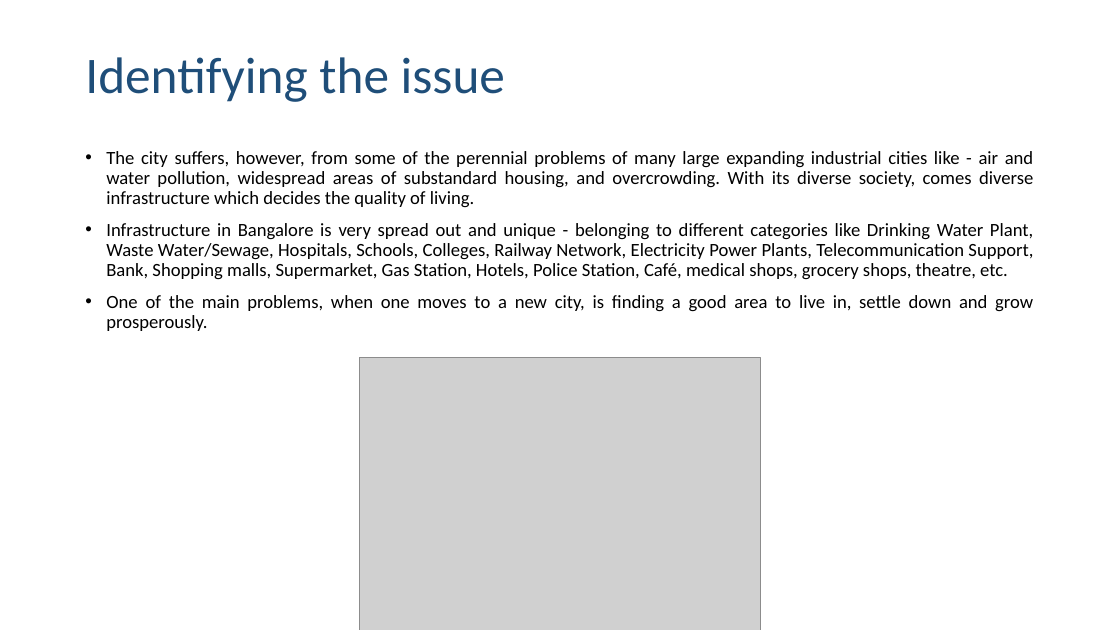
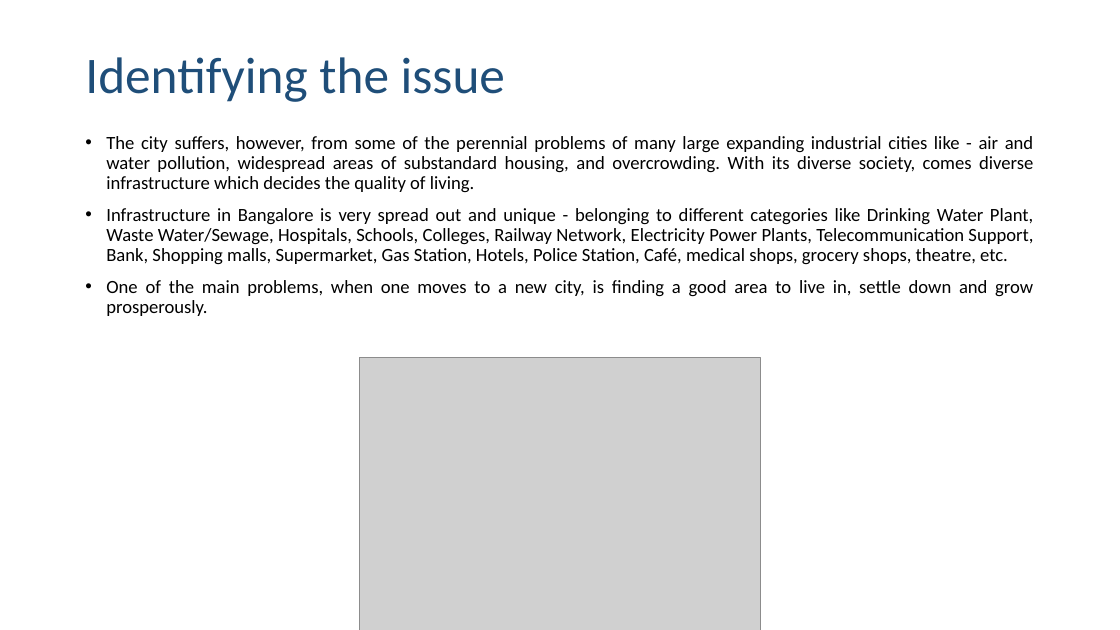
Before and after one commit to mehatabnabi/Coursera_Capstone, a slide deck: slide 3 of week 4/IBM_Capstone_DS.pptx. Drawn at 1120x630 pixels with LibreOffice and Linux fonts; fonts in the diff are those of the drawing; grey boxes stand for pictures. Boxes give left, top, right and bottom in pixels: in the first picture for what was removed or moved away, otherwise in the second. Text is boxed around its words. In the diff, an @@ line names an element or a change of style, - is before the commit and + after.

```diff
--- a/week 4/IBM_Capstone_DS.pptx
+++ b/week 4/IBM_Capstone_DS.pptx
@@ text "The city suffers, however, from ...": place and size @@
-text "The city suffers, however, from ..." at bbox=[106, 151, 1033, 331]
+text "The city suffers, however, from ..." at bbox=[106, 136, 1033, 316]
```
Also in this commit, not shown: 3 other slides changed, 3 other files.
